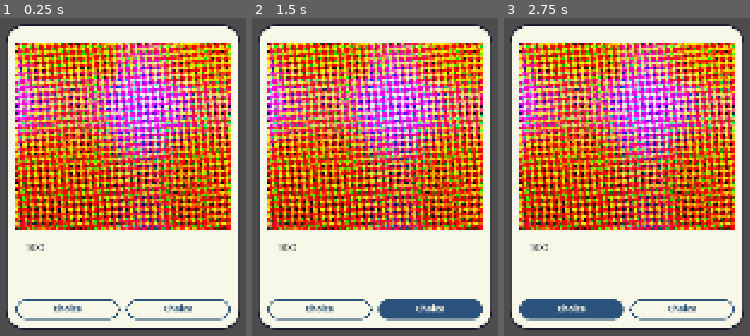
Above: before the commit, frames 1-3 (left to right).
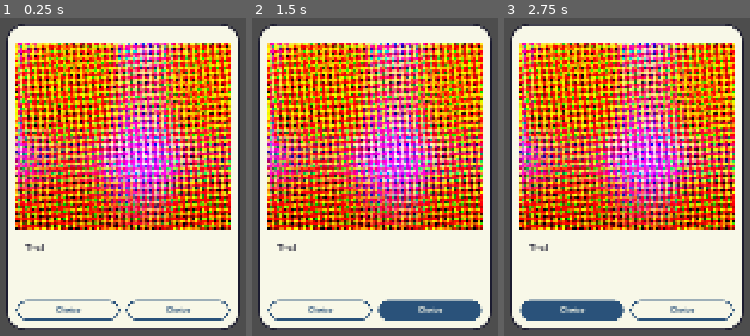
Above: after the commit, the same moments.

Repository: Kufaz/Palaver
Game: Godot game, scene res://palaver/dialogue_ui/dialogue_hud.tscn
Same seed, same stepped clock (60 frames per second), same inputs: the game is played once before the commit and once after it. This scene is started directly instead of the project's main scene.
Inputs:
- Up to frame 1 (0.25 s): no input
- Up to frame 2 (1.5 s): click "Choice" at 0.5 s; click "Choice" at 1.25 s
- Up to frame 3 (2.75 s): click "Choice" at 2 s

The runs differ from the first frame. In frame 1, 54% of the frame differs, in the area x 2-98%, y 1-99%; in frame 2, 54%; in frame 3, 54%.

Commit message:
small tweaks

Diff:
--- a/palaver/dialogue_ui/dialogue_ui.tscn
+++ b/palaver/dialogue_ui/dialogue_ui.tscn
@@ -28,7 +28,7 @@
 size_flags_horizontal = 4
 size_flags_vertical = 4
 theme_override_constants/margin_left = 20
-theme_override_constants/margin_top = 40
+theme_override_constants/margin_top = 44
 theme_override_constants/margin_right = 20
 theme_override_constants/margin_bottom = 20
 
@@ -51,7 +51,7 @@
 theme_override_constants/margin_bottom = 0
 
 [node name="DialogueText" type="RichTextLabel" parent="PanelContainer/MarginContainer/VBoxContainer/MarginContainer" unique_id=778526147]
-custom_minimum_size = Vector2(472, 120)
+custom_minimum_size = Vector2(468, 120)
 layout_mode = 2
 size_flags_horizontal = 3
 size_flags_vertical = 3
@@ -68,12 +68,14 @@
 [node name="ContinueButton" type="Button" parent="PanelContainer/MarginContainer/VBoxContainer/ChoiceBar" unique_id=1971365446]
 visible = false
 layout_mode = 2
+theme_override_font_sizes/font_size = 28
 text = "..."
 flat = true
 
 [node name="CloseButton" type="Button" parent="PanelContainer/MarginContainer/VBoxContainer/ChoiceBar" unique_id=150028072]
 visible = false
 layout_mode = 2
+theme_override_font_sizes/font_size = 28
 text = "×"
 flat = true
 
--- a/palaver/dialogue_ui/palaver_theme.tres
+++ b/palaver/dialogue_ui/palaver_theme.tres
@@ -28,14 +28,6 @@
 corner_radius_bottom_right = 1000
 corner_radius_bottom_left = 1000
 
-[sub_resource type="StyleBoxFlat" id="StyleBoxFlat_6yxbs"]
-bg_color = Color(0, 0, 0, 0.2901961)
-corner_radius_top_left = 8
-corner_radius_top_right = 8
-corner_radius_bottom_right = 8
-corner_radius_bottom_left = 8
-corner_detail = 4
-
 [sub_resource type="StyleBoxFlat" id="StyleBoxFlat_natot"]
 bg_color = Color(0.972549, 0.972549, 0.9098039, 1)
 border_width_left = 4
@@ -54,7 +46,7 @@
 Button/colors/font_focus_color = Color(0.972549, 0.972549, 0.9098039, 1)
 Button/colors/font_hover_color = Color(0.972549, 0.972549, 0.9098039, 1)
 Button/colors/font_pressed_color = Color(0.972549, 0.972549, 0.9098039, 1)
-Button/font_sizes/font_size = 22
+Button/font_sizes/font_size = 18
 Button/fonts/font = ExtResource("1_n5lpc")
 Button/styles/disabled = SubResource("StyleBoxFlat_007l3")
 Button/styles/focus = SubResource("StyleBoxFlat_whtca")
@@ -64,7 +56,7 @@
 HBoxContainer/constants/separation = 18
 Label/fonts/font = ExtResource("2_udrma")
 LineEdit/fonts/font = ExtResource("2_udrma")
-Panel/styles/panel = SubResource("StyleBoxFlat_6yxbs")
+Panel/styles/panel = SubResource("StyleBoxFlat_natot")
 PanelContainer/styles/panel = SubResource("StyleBoxFlat_natot")
 RichTextLabel/colors/default_color = Color(0.10980392, 0.10980392, 0.1882353, 1)
 RichTextLabel/colors/font_outline_color = Color(0.972549, 0.972549, 0.9098039, 1)
